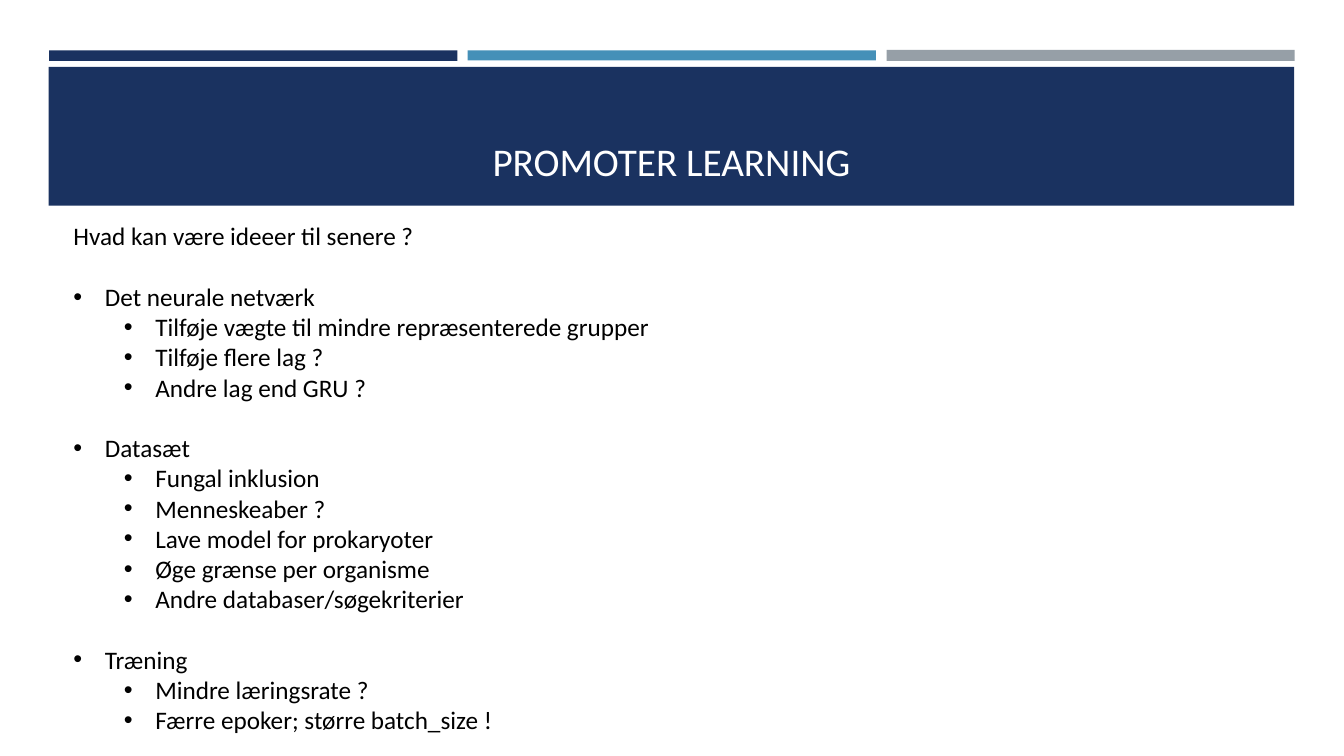
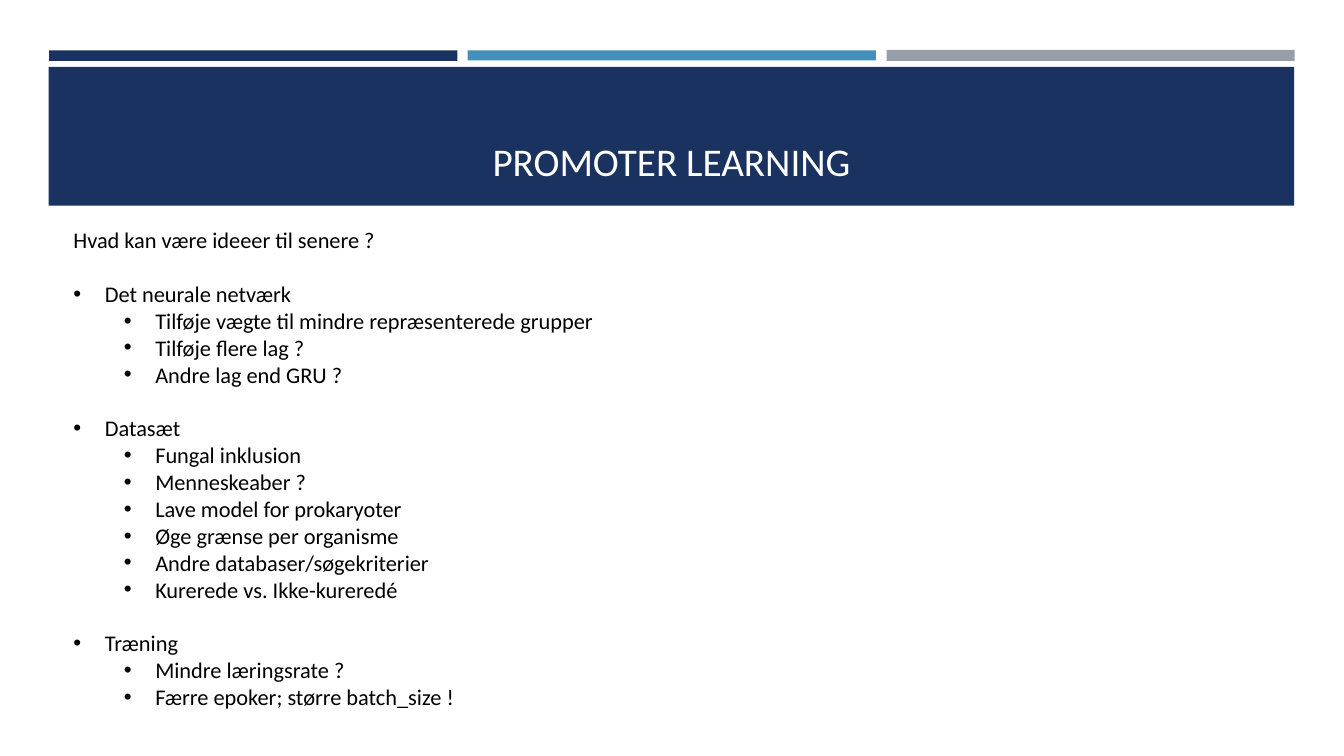
Before and after one commit to TheGamingEngineer/SPAC, a slide deck: slide 19 of uge_10-11 - machine learning/SPAC_uge10-11.ppsx. Drawn at 1344x756 pixels with LibreOffice and Linux fonts; fonts in the diff are those of the drawing. Boxes give left, top, right and bottom in pixels: in the first picture for what was removed or moved away, otherwise in the second. Text is boxed around its words. In the diff, an @@ line names an element or a change of style, - is before the commit and + after.

Commit message:
ekstra den 14/5-25

```diff
--- a/uge_10-11 - machine learning/SPAC_uge10-11.ppsx
+++ b/uge_10-11 - machine learning/SPAC_uge10-11.ppsx
@@ text at (73,232,592,709): size 18 to 16 pt @@
@@ text at (155,582,398,598): paragraph added @@
+  • Kurerede vs. Ikke-kureredé
```
